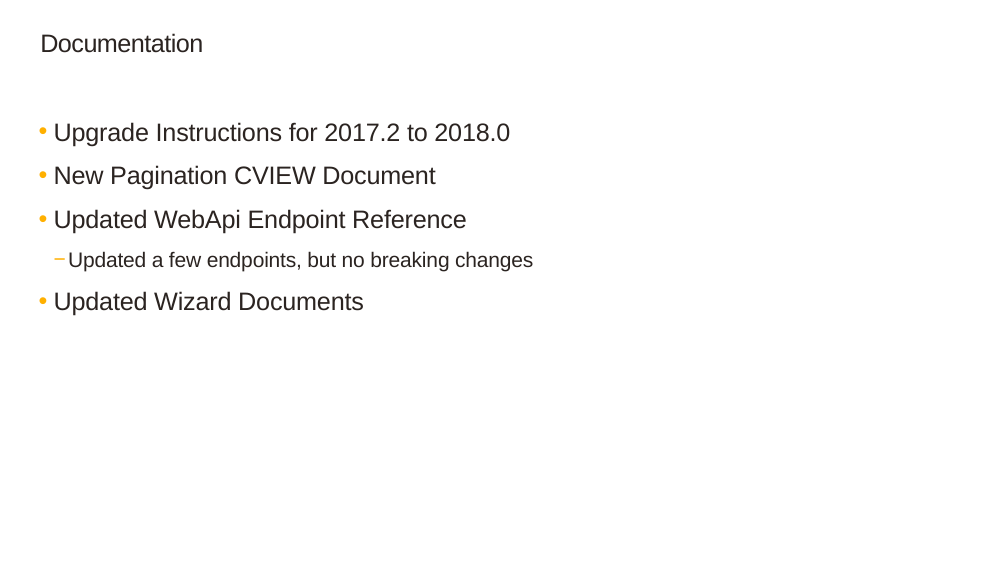
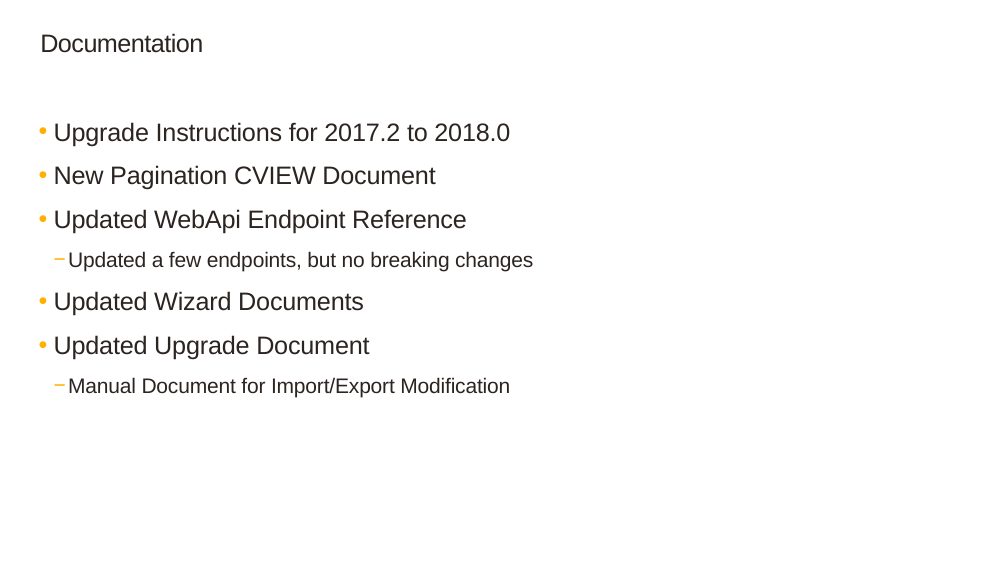
Before and after one commit to SageNADev/Sage300-SDK, a slide deck: slide 3 of docs/presentations/Sage300SDK_2018.0WebSDKOverview.pptx. Drawn at 1008x567 pixels with LibreOffice and Linux fonts; fonts in the diff are those of the drawing; background and template pictures are left out. Boxes give left, top, right and bottom in pixels: in the first picture for what was removed or moved away, otherwise in the second. Text is boxed around its words. In the diff, an @@ line names an element or a change of style, - is before the commit and + after.

```diff
--- a/docs/presentations/Sage300SDK_2018.0WebSDKOverview.pptx
+++ b/docs/presentations/Sage300SDK_2018.0WebSDKOverview.pptx
@@ text at box(54, 335, 510, 397): paragraphs added @@
+  • Updated Upgrade Document
+    − Manual Document for Import/Export Modification
```
Also in this commit, not shown: 2 other slides changed, 1 slide removed.
